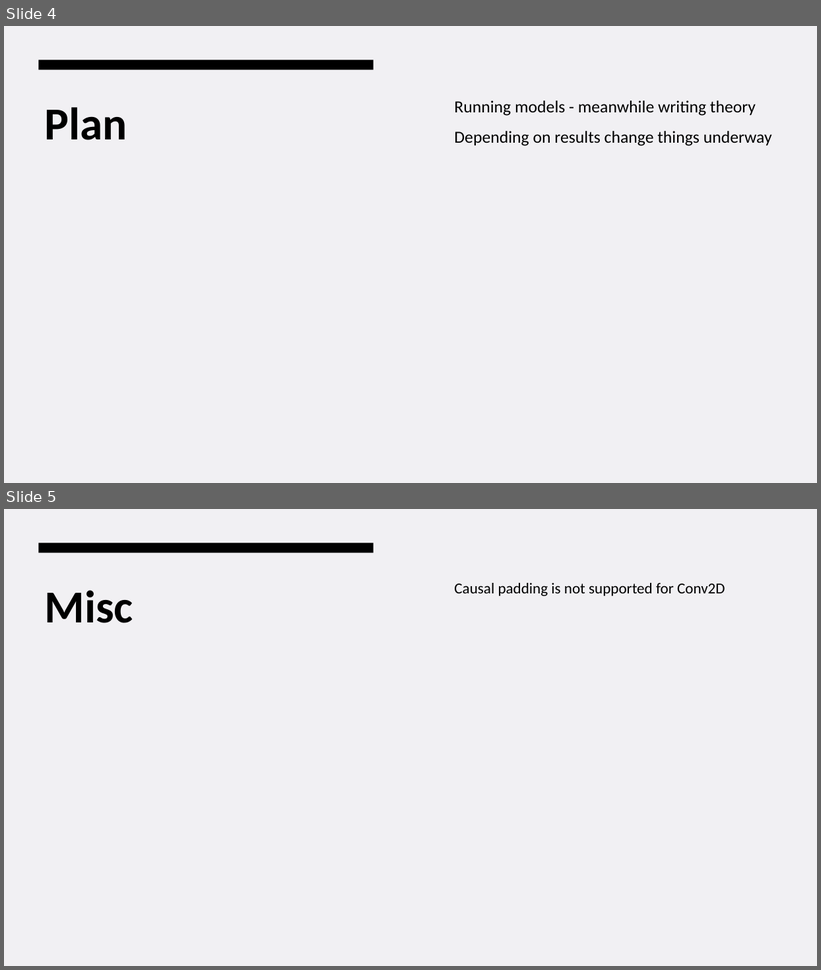
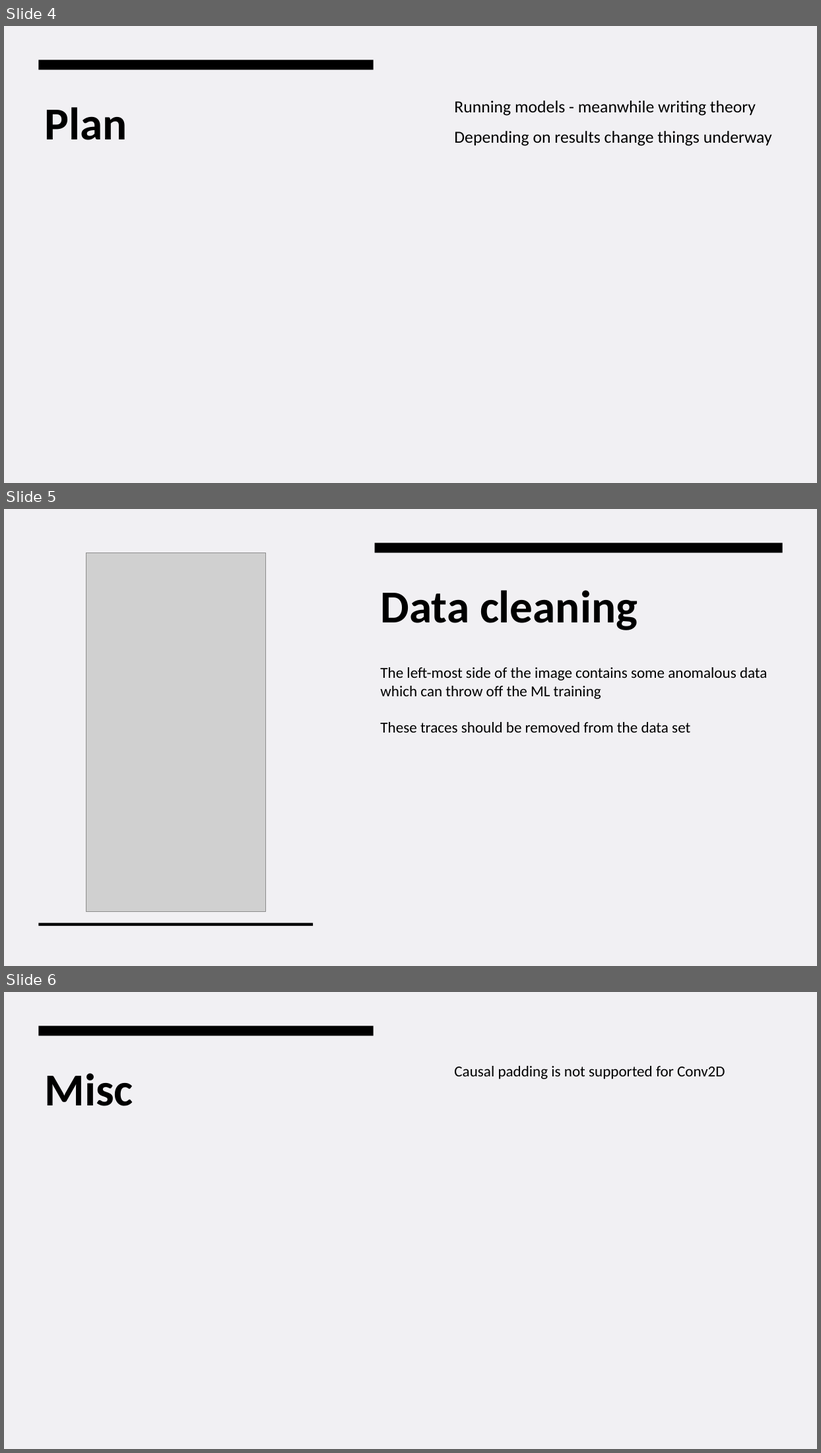
Before and after one commit to sjurmsc/MSC2023, a slide deck: Meeting Presentations/06.10.2022_General_meeting.pptx. Shown one above the other, each under a label of ours: slides 4 and 5 before the commit, slides 4, 5 and 6 after it. The pictures are 821x970 and 821x1453 pixels, drawn with LibreOffice and Linux fonts; fonts in the diff are those of the drawing; grey boxes stand for pictures. Boxes give left, top, right and bottom in pixels: in the first picture for what was removed or moved away, otherwise in the second. Text is boxed around its words. In the diff, an @@ line names an element or a change of style, - is before the commit and + after.

```diff
--- a/Meeting Presentations/06.10.2022_General_meeting.pptx
+++ b/Meeting Presentations/06.10.2022_General_meeting.pptx
@@ slide 5 added at [4, 509, 817, 966], background #F1F0F3 @@
@@ rectangle added at [4, 509, 817, 966], fill #F1F0F3 @@
@@ rectangle added at [375, 543, 783, 553], fill #000000 @@
@@ picture added at [86, 553, 265, 912] @@
@@ title added at [381, 590, 638, 630], 54 pt, text #000000, bold @@
+Data cleaning
@@ text added at [380, 667, 767, 733], 18 pt, text #000000 @@
+The left-most side of the image contains some anomalous data which can throw off the ML training
+These traces should be removed from the data set
@@ rectangle added at [39, 923, 314, 926], fill #000000 @@
@@ what was slide 5 is now slide 6 @@
```
Also in this commit, not shown: 3 other files.
